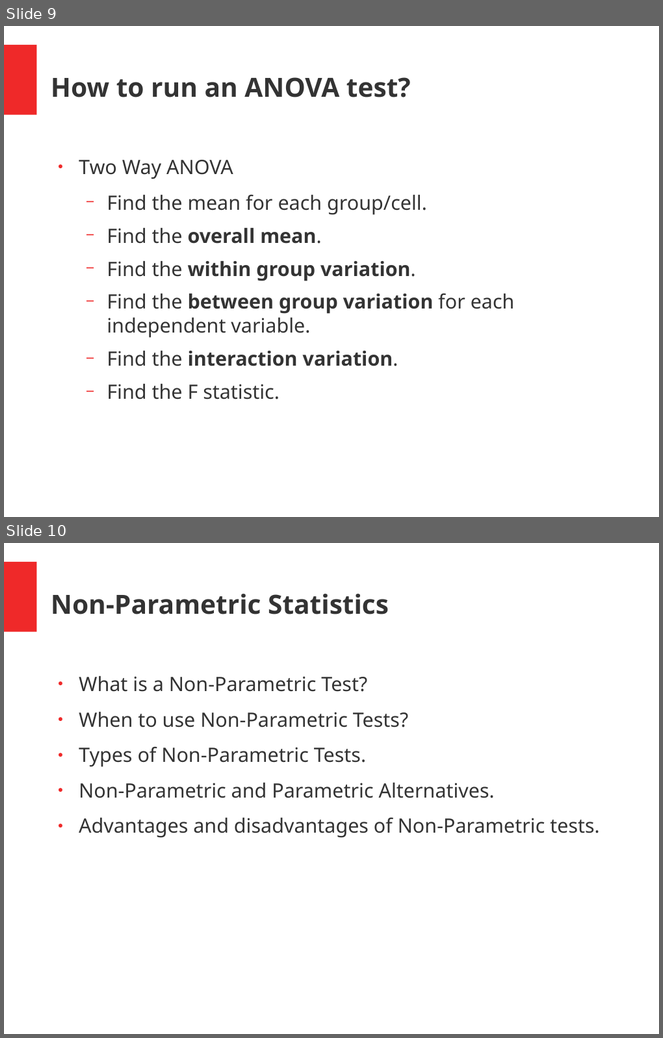
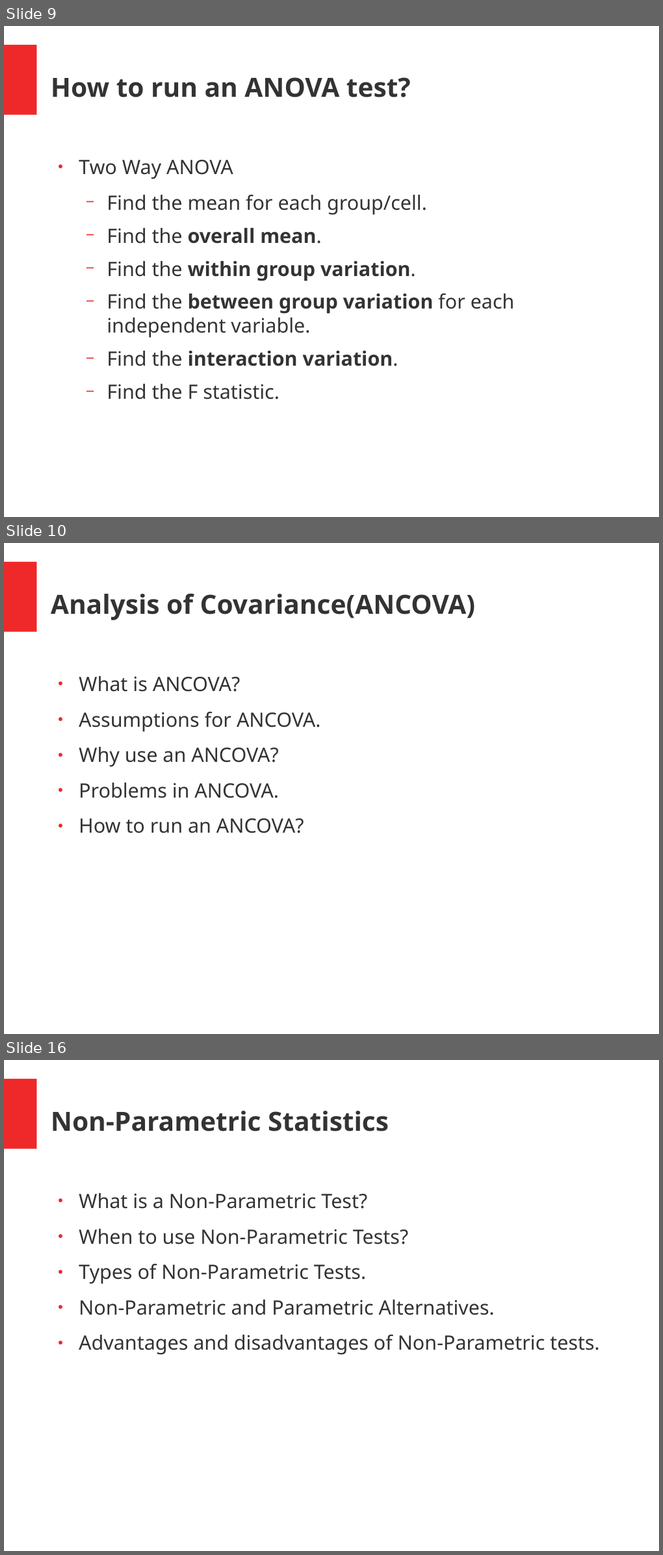
Before and after one commit to manrajoc/LSA-and-SAT, a slide deck: Presentation 1.odp. Shown one above the other, each under a label of ours: slides 9 and 10 before the commit, slides 9, 10 and 16 after it; the slides between them are not shown. The pictures are 663x1038 and 663x1555 pixels, drawn with LibreOffice and Linux fonts; fonts in the diff are those of the drawing. Boxes give left, top, right and bottom in pixels: in the first picture for what was removed or moved away, otherwise in the second. Text is boxed around its words. In the diff, an @@ line names an element or a change of style, - is before the commit and + after.

Commit message:
ancova

```diff
--- a/Presentation 1.odp
+++ b/Presentation 1.odp
@@ slide 10 added at box(4, 543, 659, 1034), background #FFFFFF; not listed: 1 template element that a slide beside it also shows @@
@@ title added at box(51, 594, 476, 620), 32 pt, text #333333, bold @@
+Analysis of Covariance(ANCOVA)
@@ text added at box(79, 676, 321, 834), 24 pt, text #333333 @@
+● What is ANCOVA?
+● Assumptions for ANCOVA.
+● Why use an ANCOVA?
+● Problems in ANCOVA.
+● How to run an ANCOVA?
@@ what was slide 10 is now slide 16 @@
```
Also in this commit, not shown: 7 slides changed, 5 other slides added.
